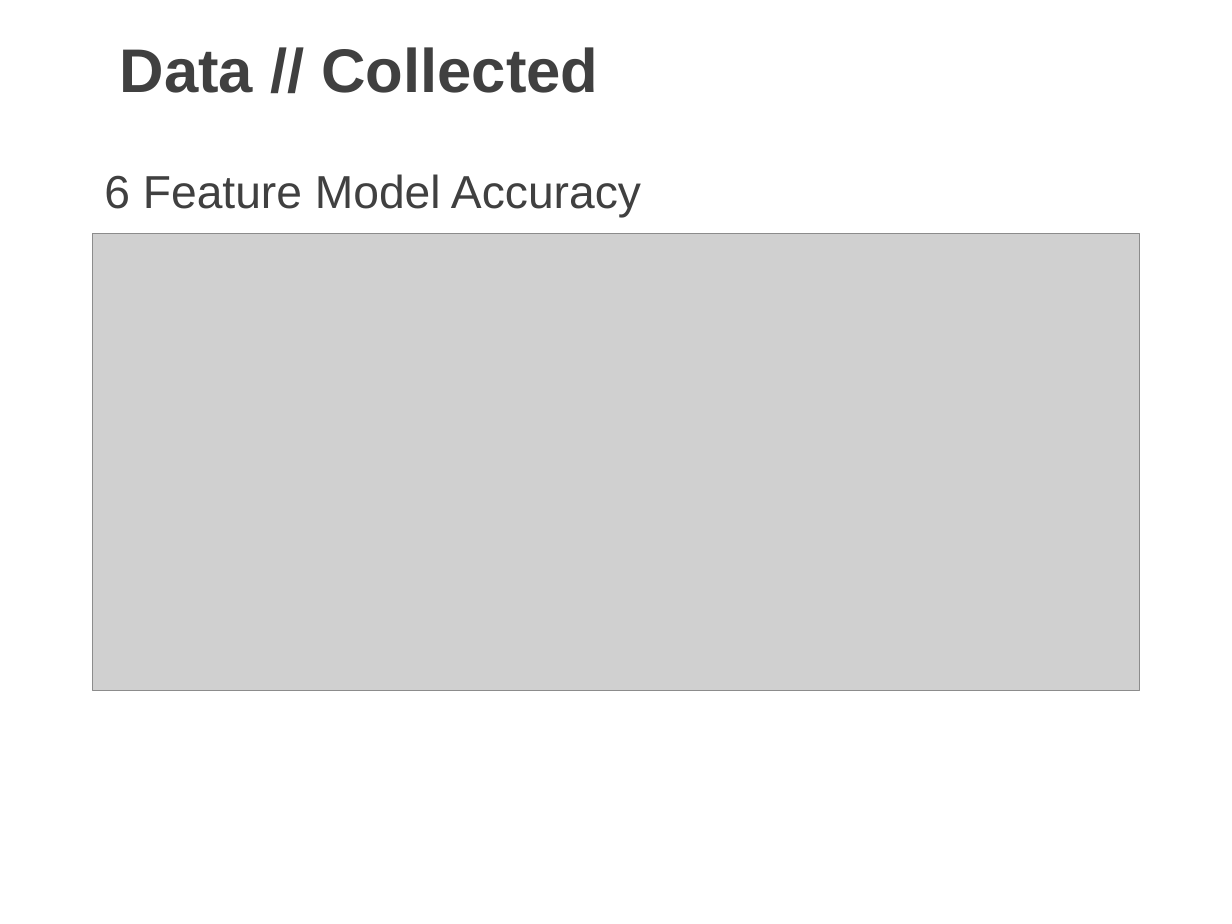
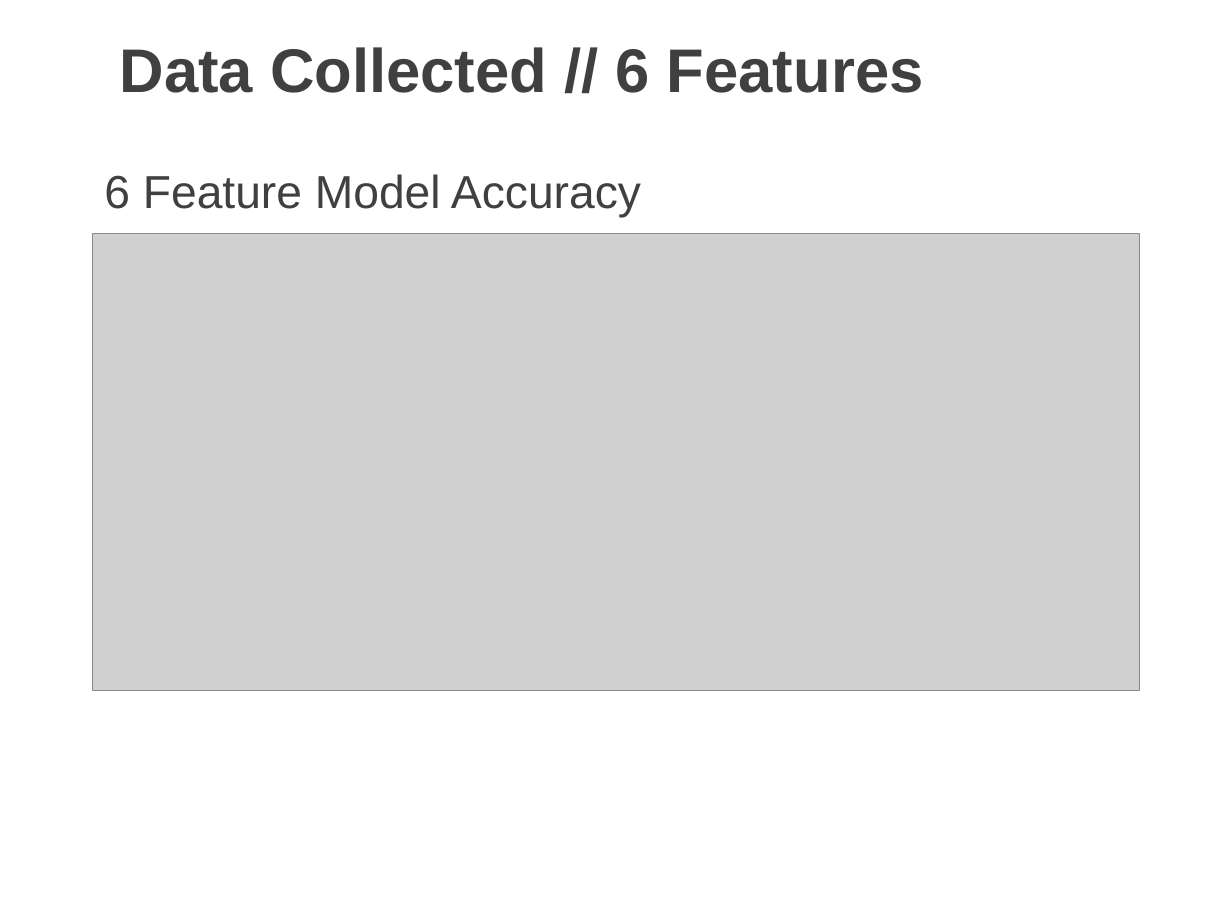
Before and after one commit to josh-dcosta/pjas-thyroid, a slide deck: slide 16 of presentation/Josh_DCosta_Thyroid_Cancer_Recurrence.pptx (slide 19 before the commit). Drawn at 1232x924 pixels with LibreOffice and Linux fonts; fonts in the diff are those of the drawing; grey boxes stand for pictures. Boxes give left, top, right and bottom in pixels: in the first picture for what was removed or moved away, otherwise in the second. Text is boxed around its words. In the diff, an @@ line names an element or a change of style, - is before the commit and + after.

```diff
--- a/presentation/Josh_DCosta_Thyroid_Cancer_Recurrence.pptx
+++ b/presentation/Josh_DCosta_Thyroid_Cancer_Recurrence.pptx
@@ text at box(120, 47, 924, 93): text changed @@
-Data // Collected
+Data Collected // 6 Features
```
Also in this commit, not shown: 10 other slides changed, 1 slide added, 2 slides removed.
